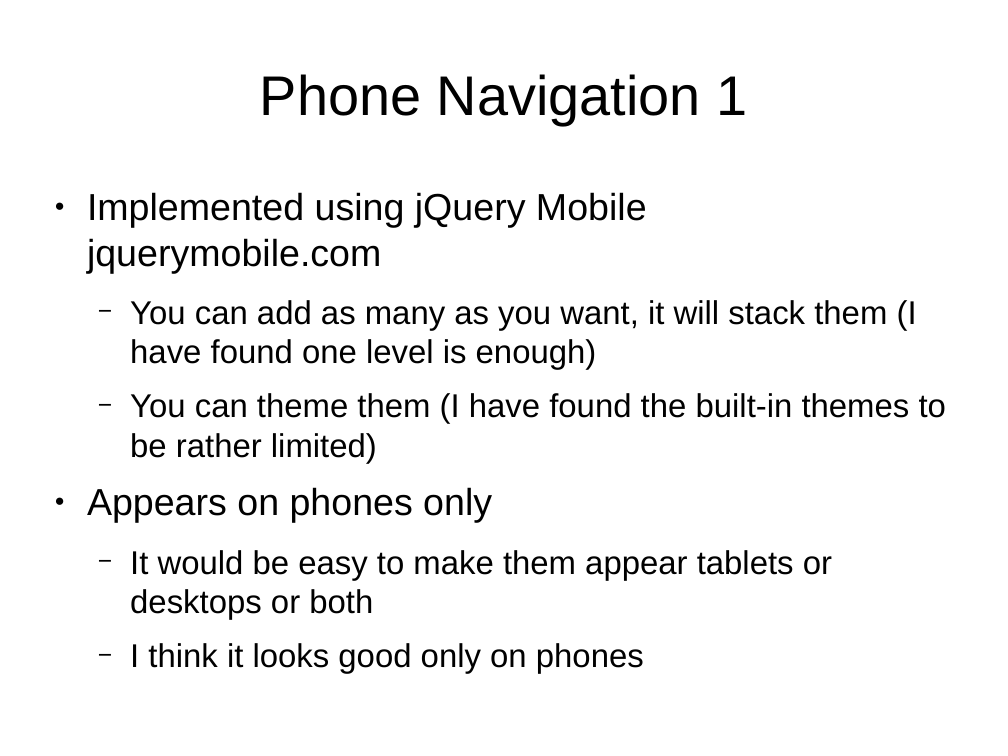
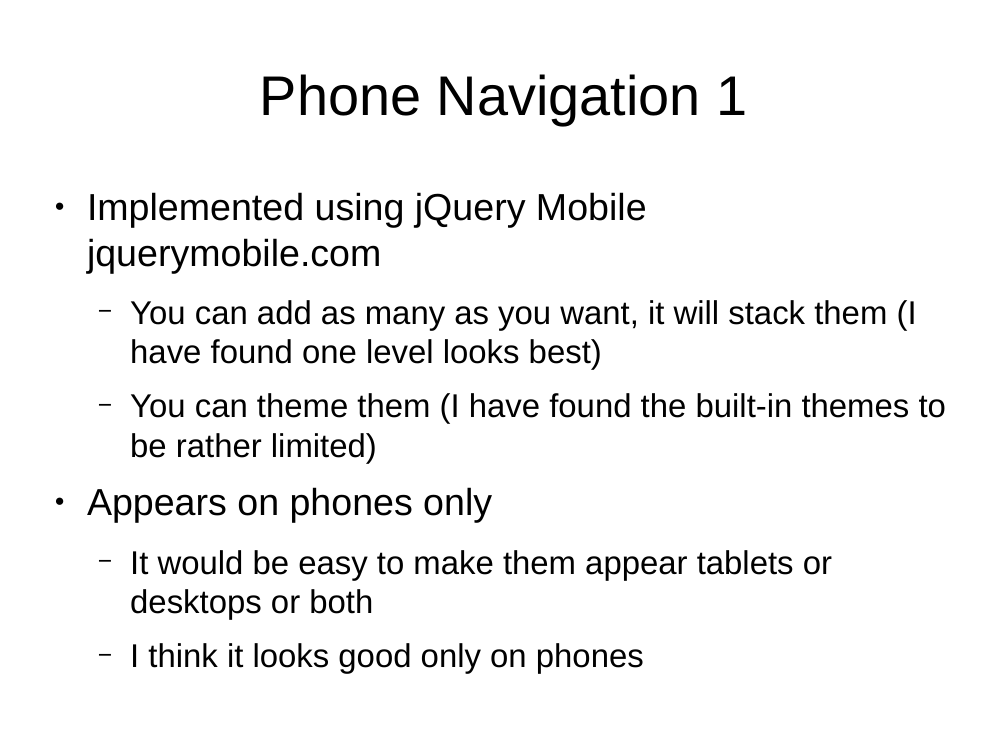
Before and after one commit to tomwhartung/jmws_accoutrements, a slide deck: slide 15 of presentations/2015_09-Joomla/Device_Detection-In_Protostar_and_Beez3.odp. Drawn at 1008x756 pixels with LibreOffice and Linux fonts; fonts in the diff are those of the drawing. Boxes give left, top, right and bottom in pixels: in the first picture for what was removed or moved away, otherwise in the second. Text is boxed around its words. In the diff, an @@ line names an element or a change of style, - is before the commit and + after.

```diff
--- a/presentations/2015_09-Joomla/Device_Detection-In_Protostar_and_Beez3.odp
+++ b/presentations/2015_09-Joomla/Device_Detection-In_Protostar_and_Beez3.odp
@@ text at <box>130,300,917,370</box>: text changed @@
-  − You can add as many as you want, it will stack them (I have found one level is enough)
+  − You can add as many as you want, it will stack them (I have found one level looks best)
```
Also in this commit, not shown: 1 other slide changed, 1 other file.
